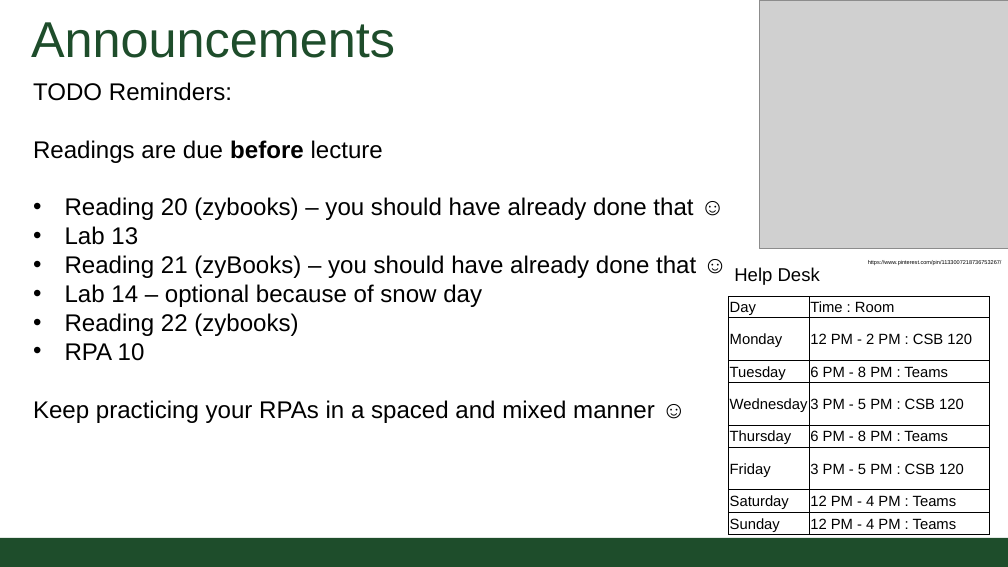
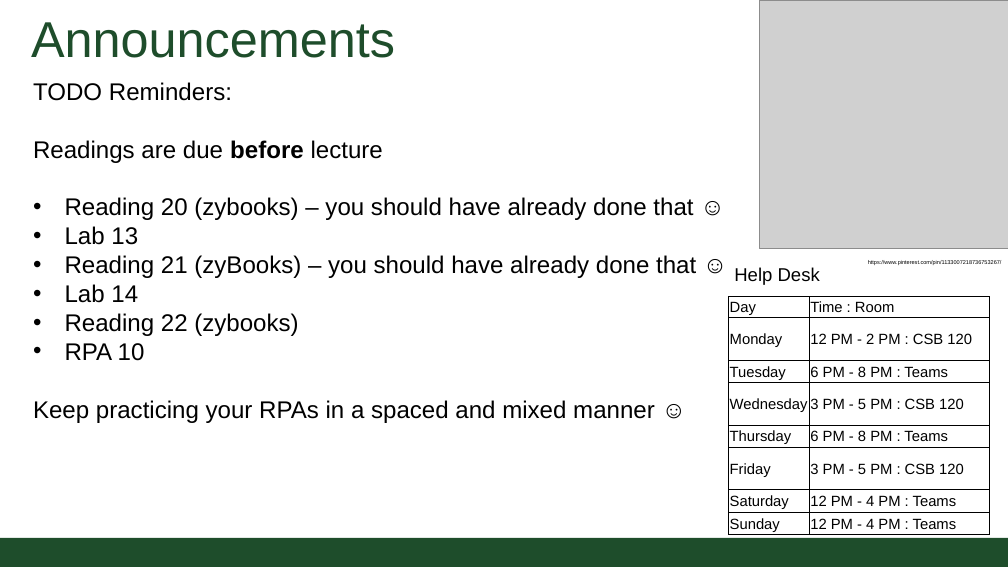
Before and after one commit to CSU-CompSci-CS163-4/Handouts, a slide deck: slide 2 of slides/On-Campus/10_02_MoreBranching.pptx. Drawn at 1008x567 pixels with LibreOffice and Linux fonts; fonts in the diff are those of the drawing; grey boxes stand for pictures; background and template pictures are left out. Boxes give left, top, right and bottom in pixels: in the first picture for what was removed or moved away, otherwise in the second. Text is boxed around its words. In the diff, an @@ line names an element or a change of style, - is before the commit and + after.

```diff
--- a/slides/On-Campus/10_02_MoreBranching.pptx
+++ b/slides/On-Campus/10_02_MoreBranching.pptx
@@ text at (65,284,138,303): text changed @@
-• Lab 14 – optional because of snow day
+• Lab 14
```
Also in this commit, not shown: 1 other file.
